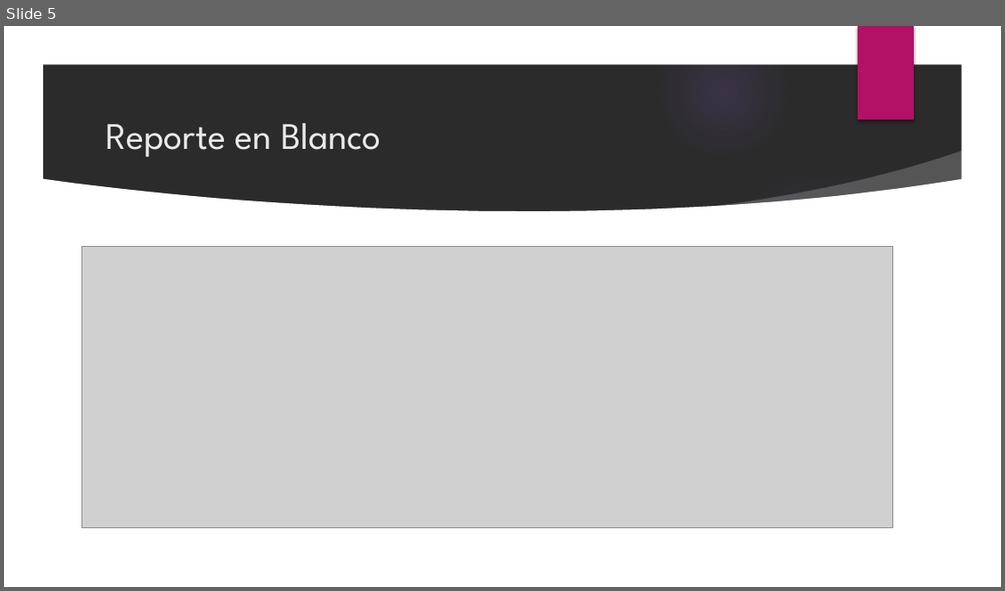
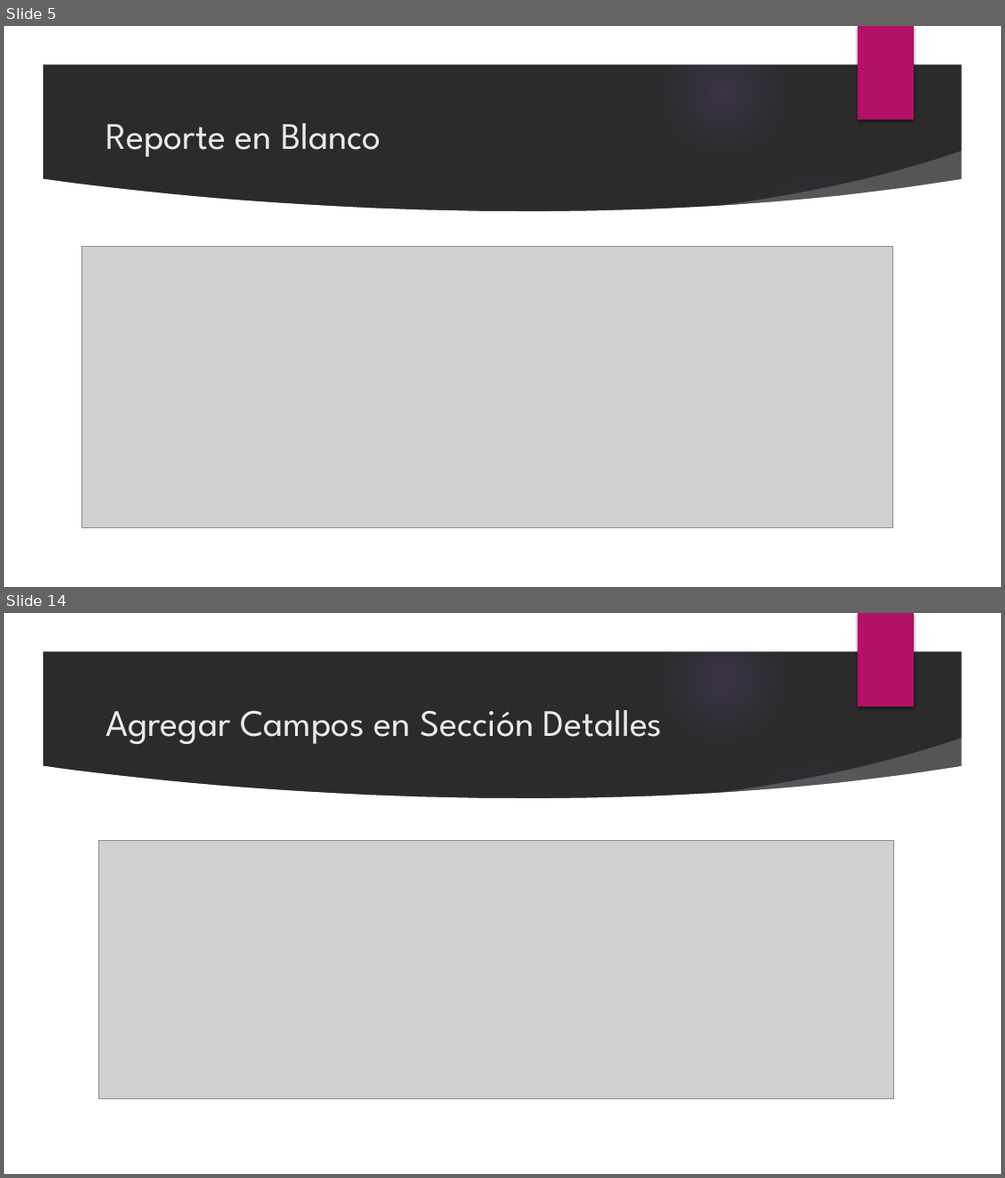
Before and after one commit to ranjua/IPC2J15, a slide deck: TareaPractica2/Manual Crystal Reports.pptx. Shown one above the other, each under a label of ours: slide 5 before the commit, slides 5 and 14 after it; the slides between them are not shown. The pictures are 1005x591 and 1005x1178 pixels, drawn with LibreOffice and Linux fonts; fonts in the diff are those of the drawing; grey boxes stand for pictures; background and template pictures are left out; a plain dark background stands for a picture behind light text. Boxes give left, top, right and bottom in pixels: in the first picture for what was removed or moved away, otherwise in the second. Text is boxed around its words. In the diff, an @@ line names an element or a change of style, - is before the commit and + after.

```diff
--- a/TareaPractica2/Manual Crystal Reports.pptx
+++ b/TareaPractica2/Manual Crystal Reports.pptx
@@ slide 14 added at box(4, 613, 1001, 1174), background picture (left out); not listed: 9 template elements that a slide beside it also shows @@
@@ title added at box(105, 710, 663, 744), 36 pt, text #EBEBEB @@
+Agregar Campos en Sección Detalles
@@ picture added at box(98, 840, 894, 1098) @@
```
Also in this commit, not shown: 2 slides changed, 15 other slides added, 8 other files.
